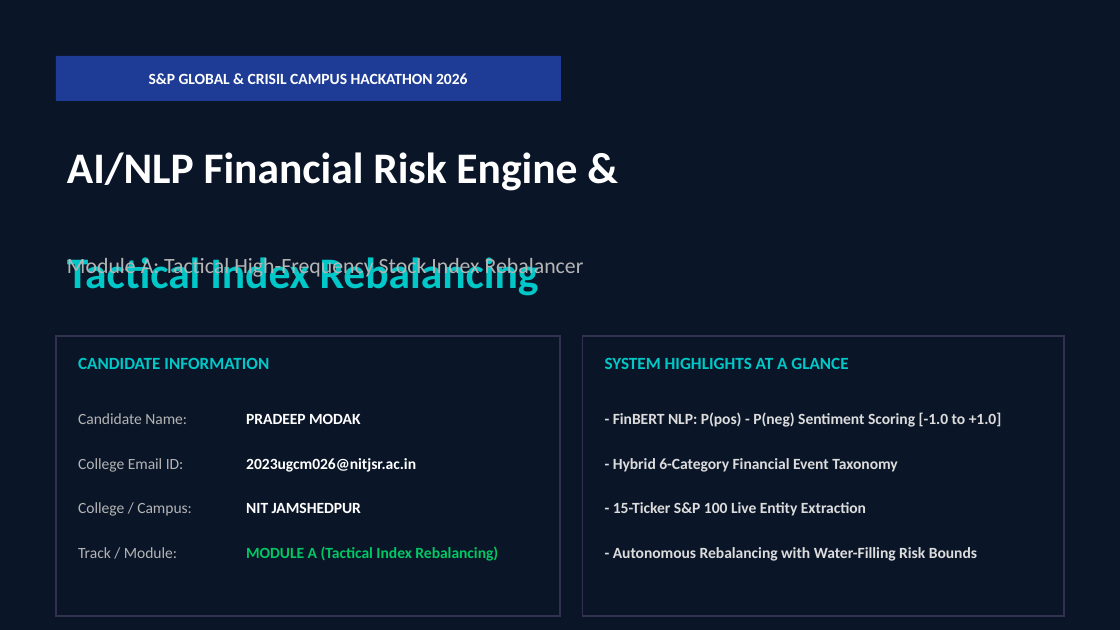
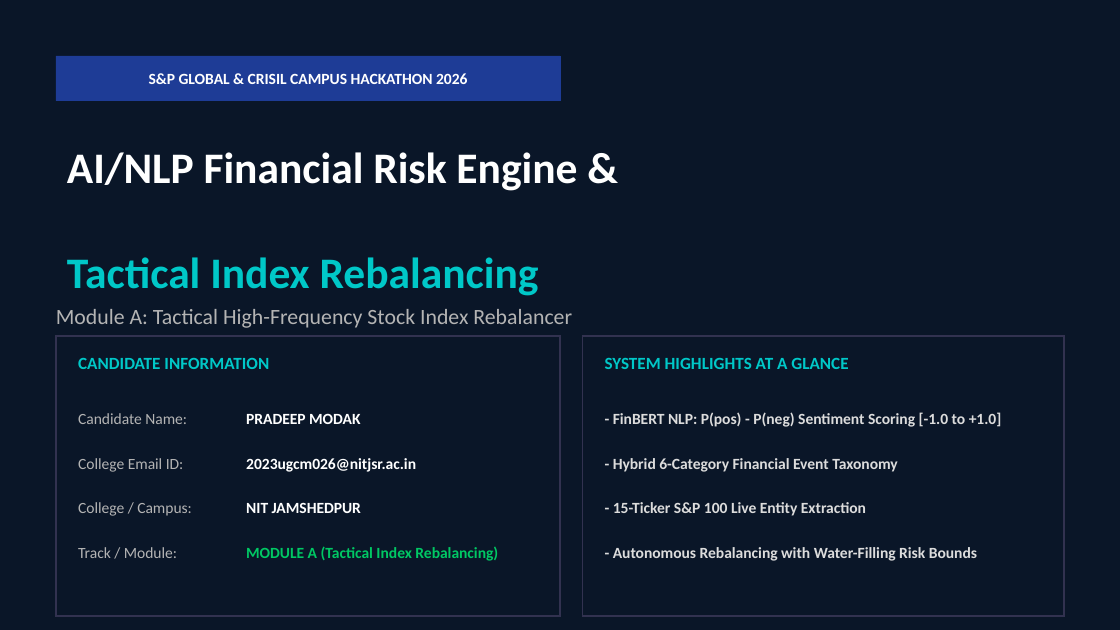
Before and after one commit to Pradeepmodak/-NIT-jamshedpur---Pradeep-Modak---code-to-connect-Hackathon---Finals-, a slide deck: slide 1 of docs/presentation.pptx. Drawn at 1120x630 pixels with LibreOffice and Linux fonts; fonts in the diff are those of the drawing. Boxes give left, top, right and bottom in pixels: in the first picture for what was removed or moved away, otherwise in the second. Text is boxed around its words. In the diff, an @@ line names an element or a change of style, - is before the commit and + after.

Commit message:
Update presentation Slide 1 and add complete project zip archive
- Redesigned Slide 1 in docs/presentation.pptx to match the official S&P Hackathon template, including candidate details and system highlights.
- Packaged the entire repository into complete_project.zip for direct submission.

```diff
--- a/docs/presentation.pptx
+++ b/docs/presentation.pptx
@@ text "Module A: Tactical High-Frequency Stock ..." rewrapped from box(67, 255, 584, 280) to box(56, 309, 572, 328) @@
```
Also in this commit, not shown: 1 other slide changed, 1 other file.
